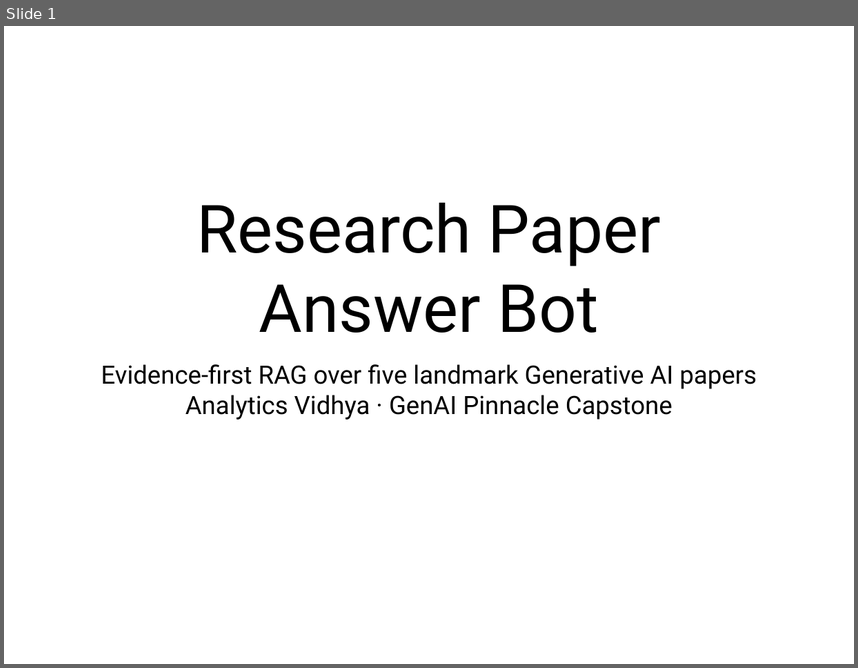
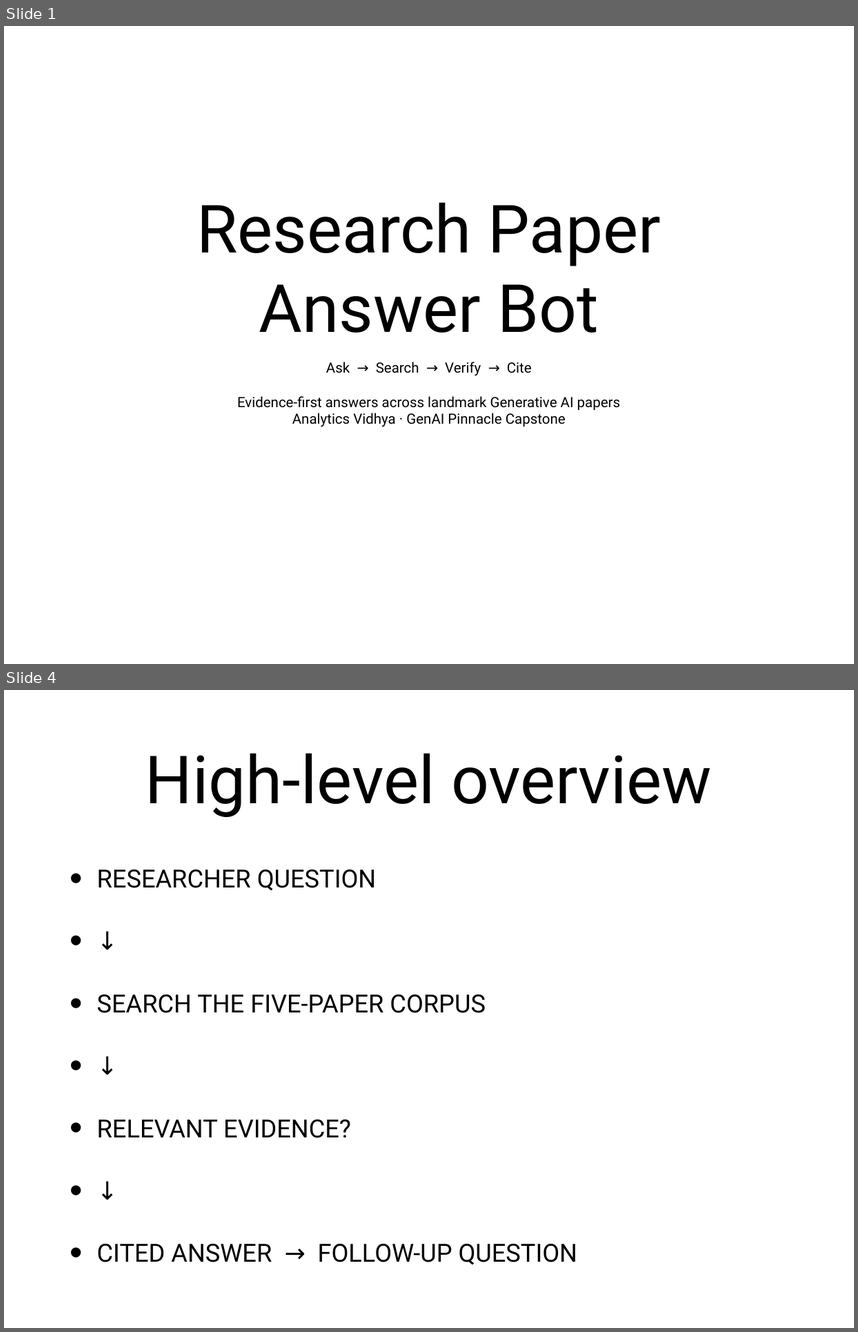
Before and after one commit to dineshshan10/Research_Paper_Capstone, a slide deck: docs/Research_Paper_Capstone_Presentation.pptx. Shown one above the other, each under a label of ours: slide 1 before the commit, slides 1 and 4 after it; the slides between them are not shown. The pictures are 858x668 and 858x1332 pixels, drawn with LibreOffice and Linux fonts; fonts in the diff are those of the drawing. Boxes give left, top, right and bottom in pixels: in the first picture for what was removed or moved away, otherwise in the second. Text is boxed around its words. In the diff, an @@ line names an element or a change of style, - is before the commit and + after.

Commit message:
Redesign capstone presentation

```diff
--- a/docs/Research_Paper_Capstone_Presentation.pptx
+++ b/docs/Research_Paper_Capstone_Presentation.pptx
@@ slide 4 added at box(4, 690, 854, 1328), background #FFFFFF @@
@@ title added at box(145, 753, 712, 817), 80 pt, text #000000 @@
+High-level overview
@@ text added at box(97, 869, 578, 1264), 30.1 pt, text #000000 @@
+• RESEARCHER QUESTION
+• ↓
+• SEARCH THE FIVE-PAPER CORPUS
+• ↓
+• RELEVANT EVIDENCE?
+• ↓
+• CITED ANSWER → FOLLOW-UP QUESTION
@@ slide 1 changed as well @@
@@ subtitle at box(237, 361, 620, 410): text changed; size 30.3 to 17 pt @@
-Evidence-first RAG over five landmark Generative AI papers
+Ask → Search → Verify → Cite
+Evidence-first answers across landmark Generative AI papers
@@ subtitle at box(292, 412, 566, 427): size 30.3 to 17 pt in "Analytics Vidhya · GenAI Pinnacle Capstone" @@
```
Also in this commit, not shown: 4 other slides changed, 4 other slides added, 5 slides removed, 1 other file.
